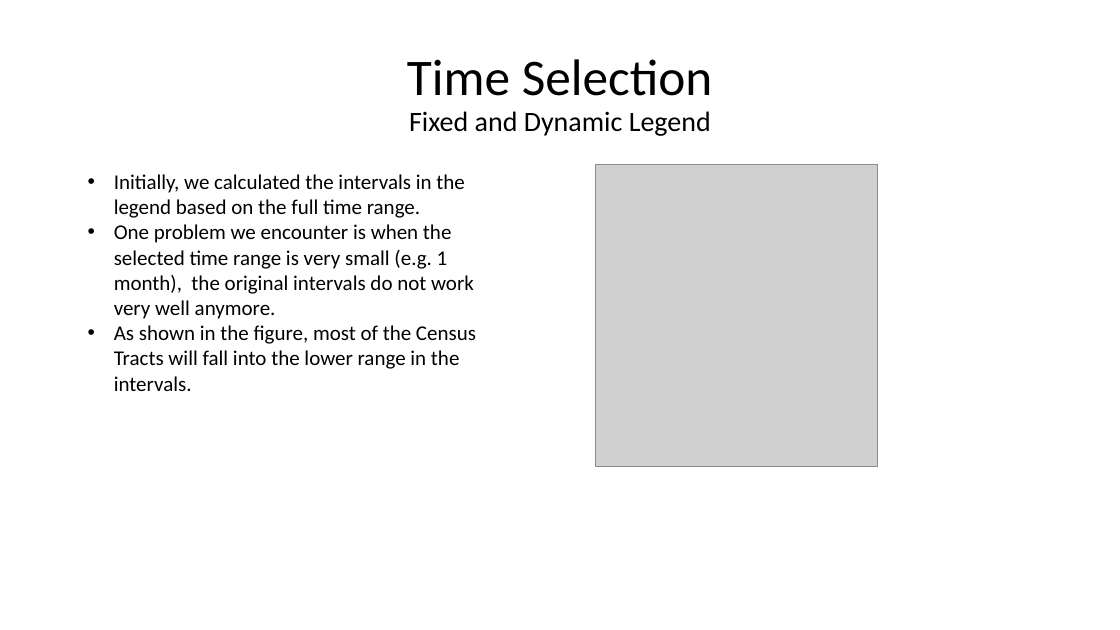
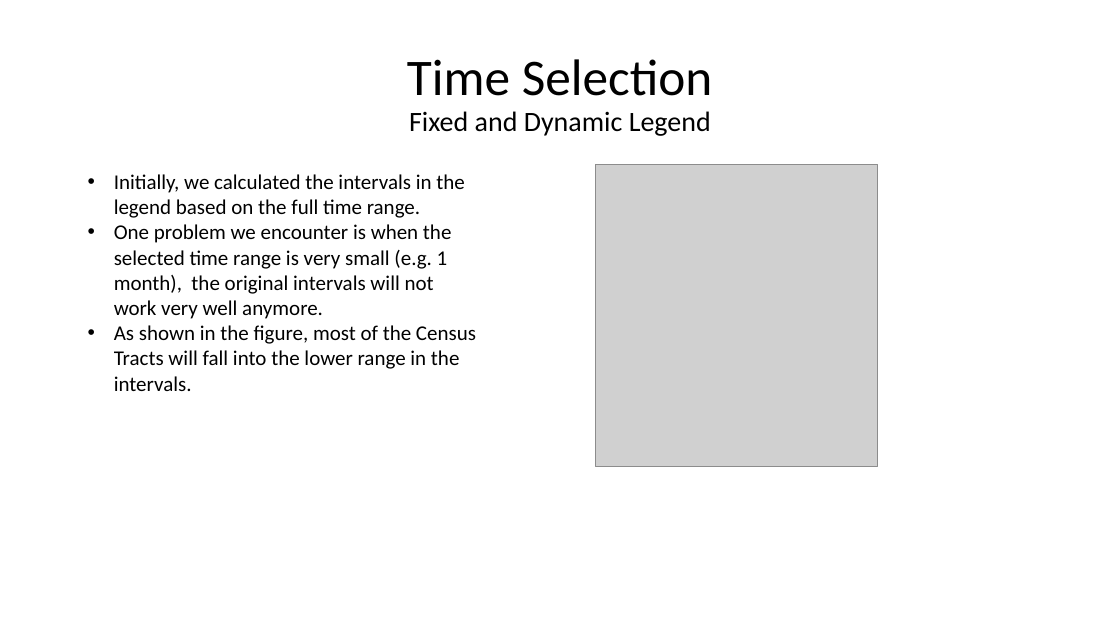
Before and after one commit to leochen4891/DataVizClassProject, a slide deck: slide 14 of v1.pptx. Drawn at 1120x630 pixels with LibreOffice and Linux fonts; fonts in the diff are those of the drawing; grey boxes stand for pictures. Boxes give left, top, right and bottom in pixels: in the first picture for what was removed or moved away, otherwise in the second. Text is boxed around its words. In the diff, an @@ line names an element or a change of style, - is before the commit and + after.

```diff
--- a/v1.pptx
+++ b/v1.pptx
@@ text at <box>114,224,451,319</box>: text changed @@
-• One problem we encounter is when the selected time range is very small (e.g. 1 month), the original intervals do not work very well anymore.
+• One problem we encounter is when the selected time range is very small (e.g. 1 month), the original intervals will not work very well anymore.
```
Also in this commit, not shown: 3 other slides changed, 3 other files.
